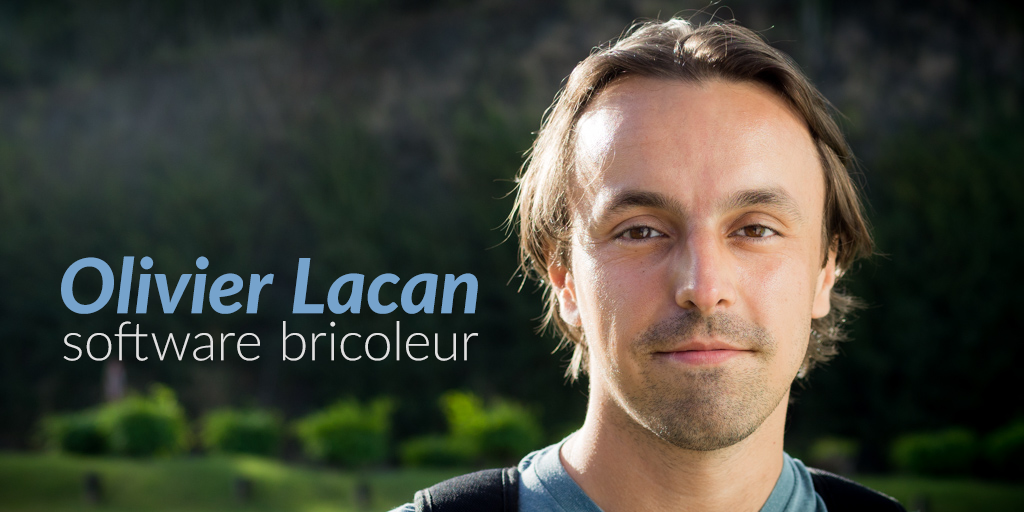
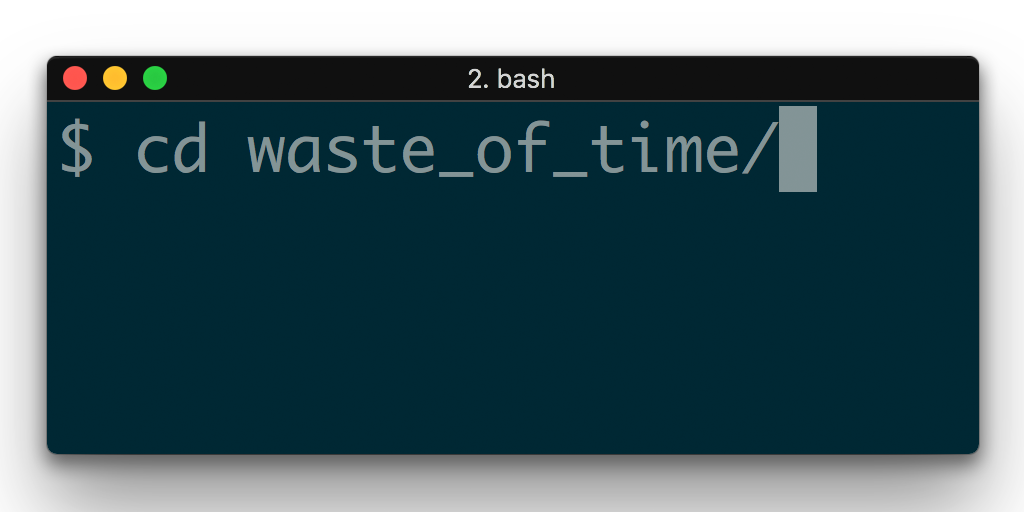
Two versions of the same layered image (1024px x 512px). Layer-by-layer changes:
hid group "Group 1" (2 layers) over [61, 256, 479, 361]
added layer "Layer 1" above "Background" over [0, 4, 1024, 512]
painted on "Background" over [0, 0, 1024, 512]
